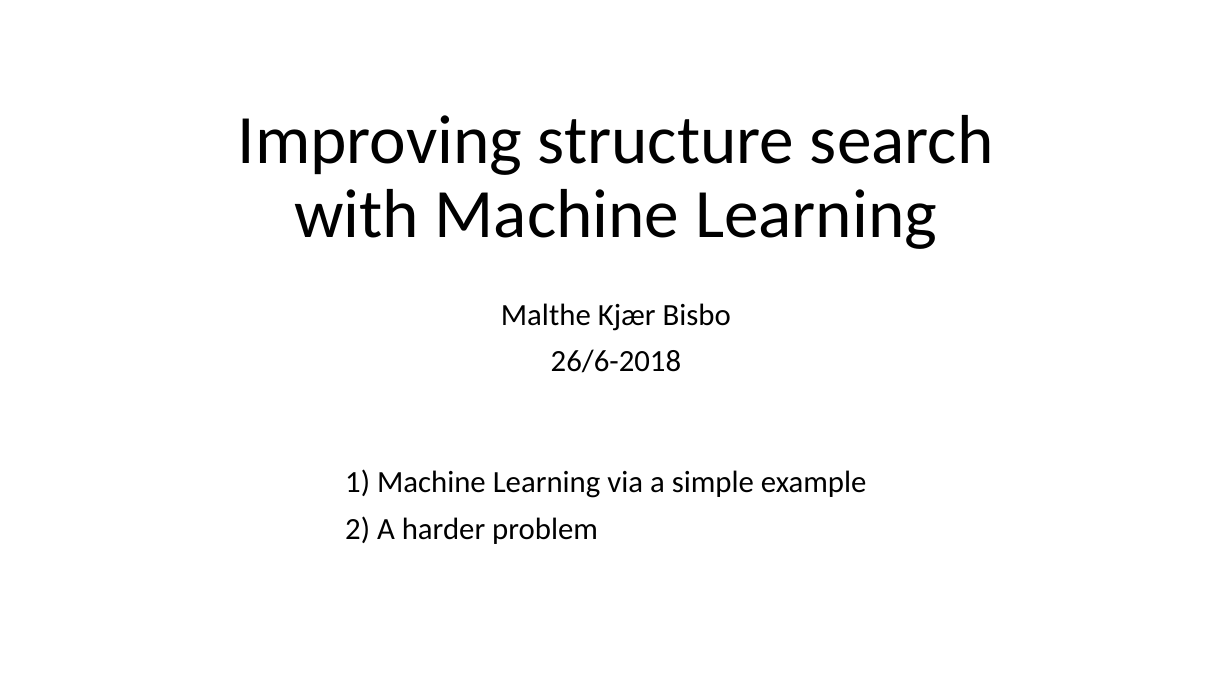
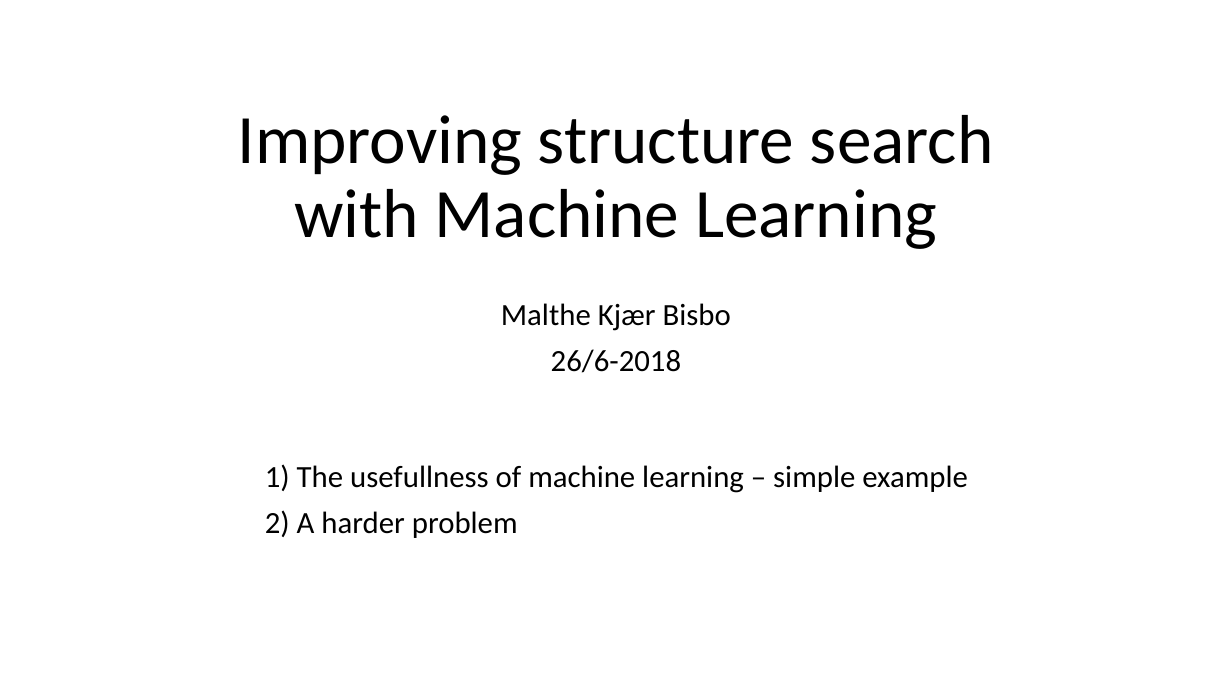
Before and after one commit to MaltheBisbo/learningForces, a slide deck: slide 1 of Presentations/2018-06-25-Malthe-villum.pptx. Drawn at 1232x693 pixels with LibreOffice and Linux fonts; fonts in the diff are those of the drawing. Boxes give left, top, right and bottom in pixels: in the first picture for what was removed or moved away, otherwise in the second. Text is boxed around its words. In the diff, an @@ line names an element or a change of style, - is before the commit and + after.

Commit message:
update

```diff
--- a/Presentations/2018-06-25-Malthe-villum.pptx
+++ b/Presentations/2018-06-25-Malthe-villum.pptx
@@ text "1) The usefullness of machine ...": place and size @@
-text "1) The usefullness of machine ..." at (345,469,867,544)
+text "1) The usefullness of machine ..." at (265,464,968,538)
@@ text at (265,464,968,493): text changed @@
-1) Machine Learning via a simple example
+1) The usefullness of machine learning – simple example
```
